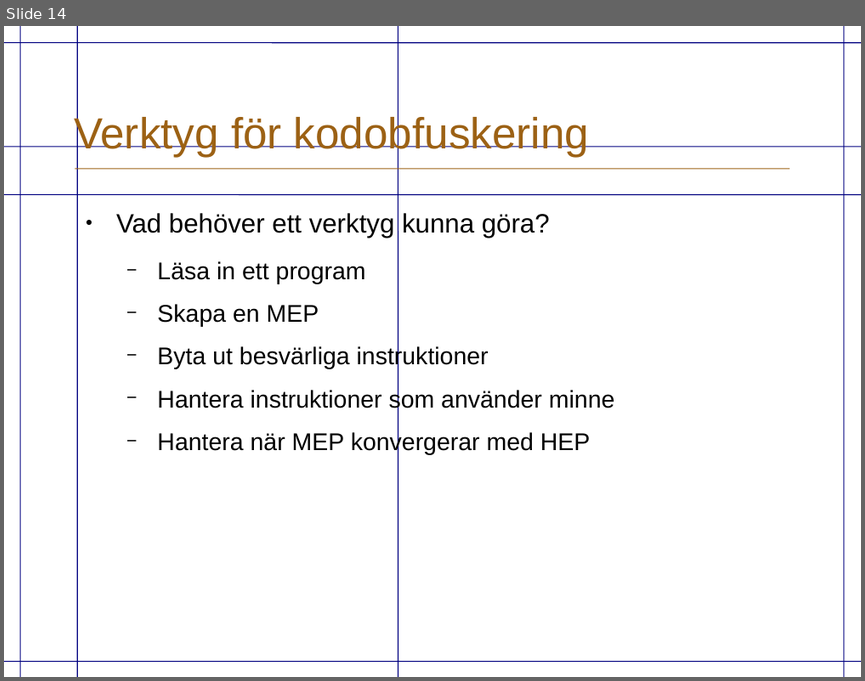
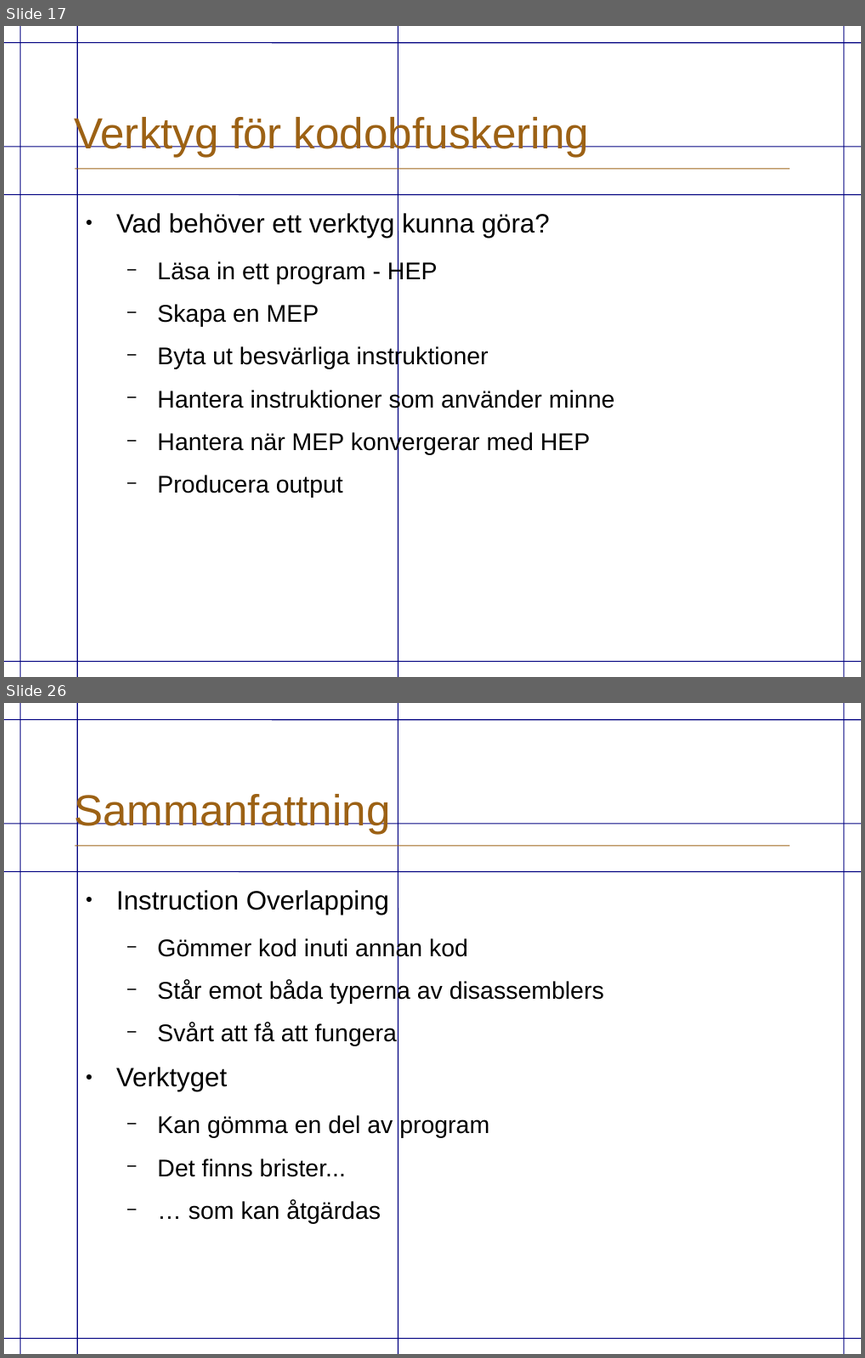
Before and after one commit to eriknylander/exjobb, a slide deck: Presentation/ExjobbPresentation.odp. Shown one above the other, each under a label of ours: slide 14 before the commit, slides 17 and 26 after it; the slides between them are not shown. The pictures are 865x681 and 865x1358 pixels, drawn with LibreOffice and Linux fonts; fonts in the diff are those of the drawing; background and template pictures are left out. Boxes give left, top, right and bottom in pixels: in the first picture for what was removed or moved away, otherwise in the second. Text is boxed around its words. In the diff, an @@ line names an element or a change of style, - is before the commit and + after.

```diff
--- a/Presentation/ExjobbPresentation.odp
+++ b/Presentation/ExjobbPresentation.odp
@@ slide 26 added at bbox=[4, 703, 861, 1354], background #FFFFFF; not listed: 9 template elements that a slide beside it also shows @@
@@ title added at bbox=[74, 791, 391, 834], 36 pt, text #9C6114 @@
+Sammanfattning
@@ text added at bbox=[116, 890, 604, 1224], 20 pt, text #000000 @@
+● Instruction Overlapping
+  − Gömmer kod inuti annan kod
+  − Står emot båda typerna av disassemblers
+  − Svårt att få att fungera
+● Verktyget
+  − Kan gömma en del av program
+  − Det finns brister...
+  − … som kan åtgärdas
@@ what was slide 14 is now slide 17 @@
@@ slide 17 changed as well @@
@@ text at bbox=[157, 260, 438, 284]: text changed @@
-  − Läsa in ett program
+  − Läsa in ett program - HEP
@@ text at bbox=[157, 475, 343, 498]: paragraph added @@
+  − Producera output
```
Also in this commit, not shown: 4 other slides changed, 11 other slides added, 8 slides removed, 1 other file.
